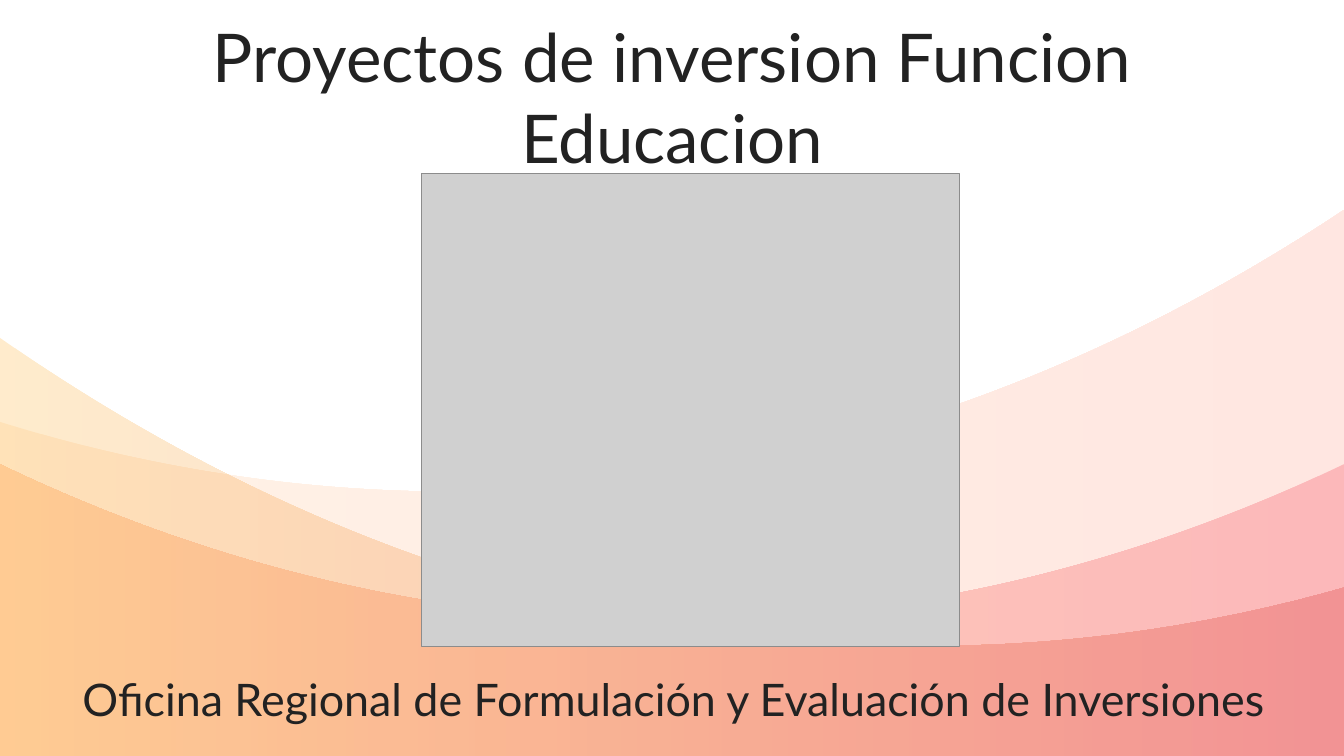
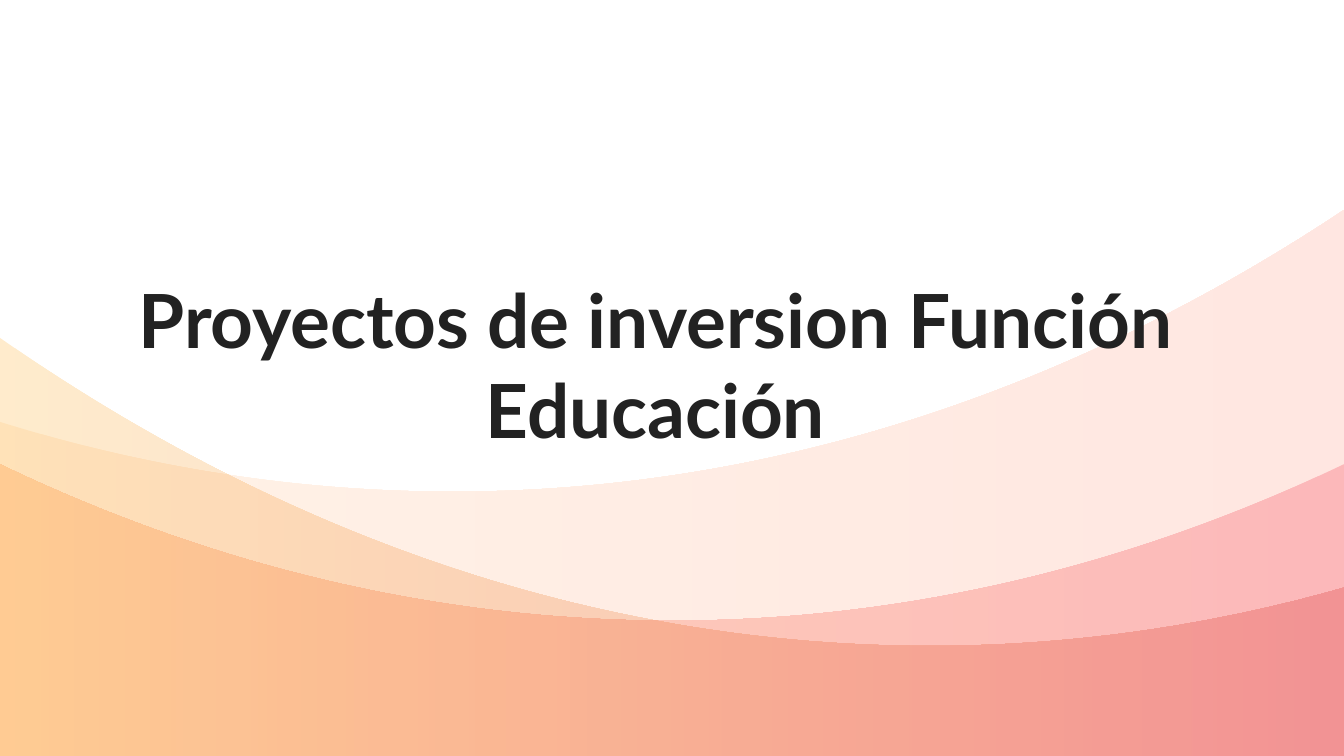
Before and after one commit to ORFEI-GRAP/Gestion-ORFEI, a slide deck: slide 1 of Proyectos Funcion Educacion.pptx. Drawn at 1344x756 pixels with LibreOffice and Linux fonts; fonts in the diff are those of the drawing; grey boxes stand for pictures. Boxes give left, top, right and bottom in pixels: in the first picture for what was removed or moved away, otherwise in the second. Text is boxed around its words. In the diff, an @@ line names an element or a change of style, - is before the commit and + after.

```diff
--- a/Proyectos Funcion Educacion.pptx
+++ b/Proyectos Funcion Educacion.pptx
@@ picture removed at <box>422,173,960,646</box> @@
@@ title at <box>139,292,1173,439</box>: text changed; size 36 to 40 pt; bold on @@
-Proyectos de inversion Funcion Educacion
+Proyectos de inversion Función Educación
@@ text removed at <box>82,683,1265,724</box> @@
-Oficina Regional de Formulación y Evaluación de Inversiones
```
Also in this commit, not shown: 2 other slides changed, 1 slide added, 3 other files.
